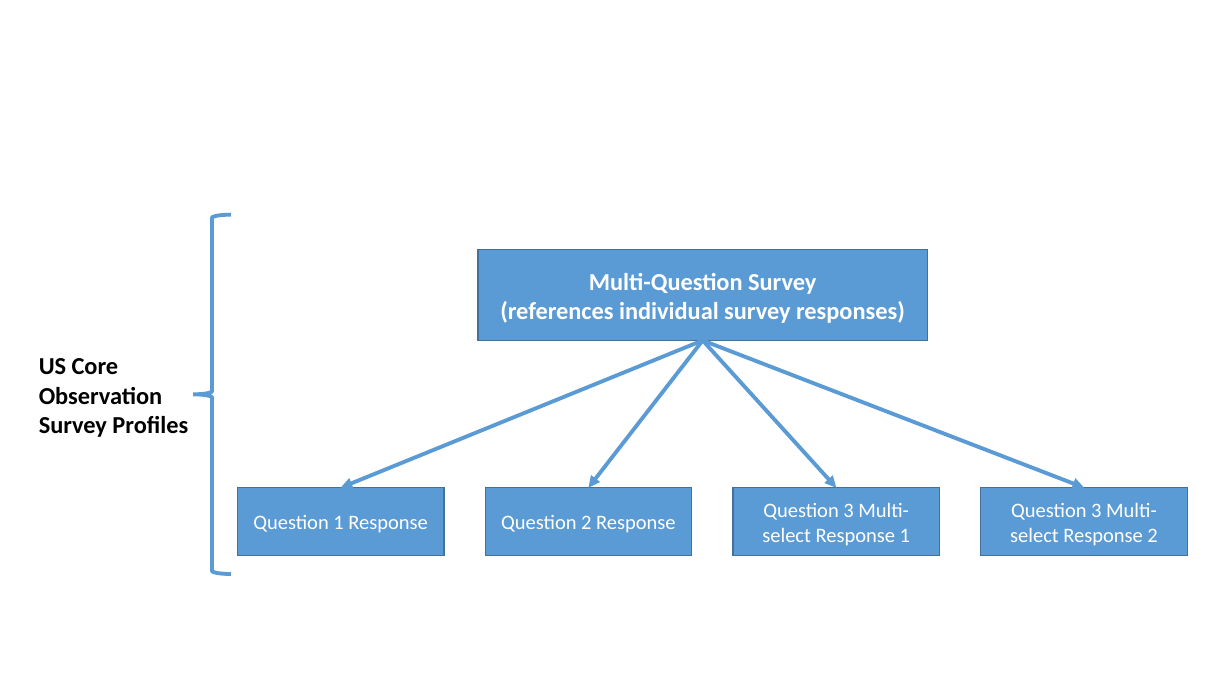
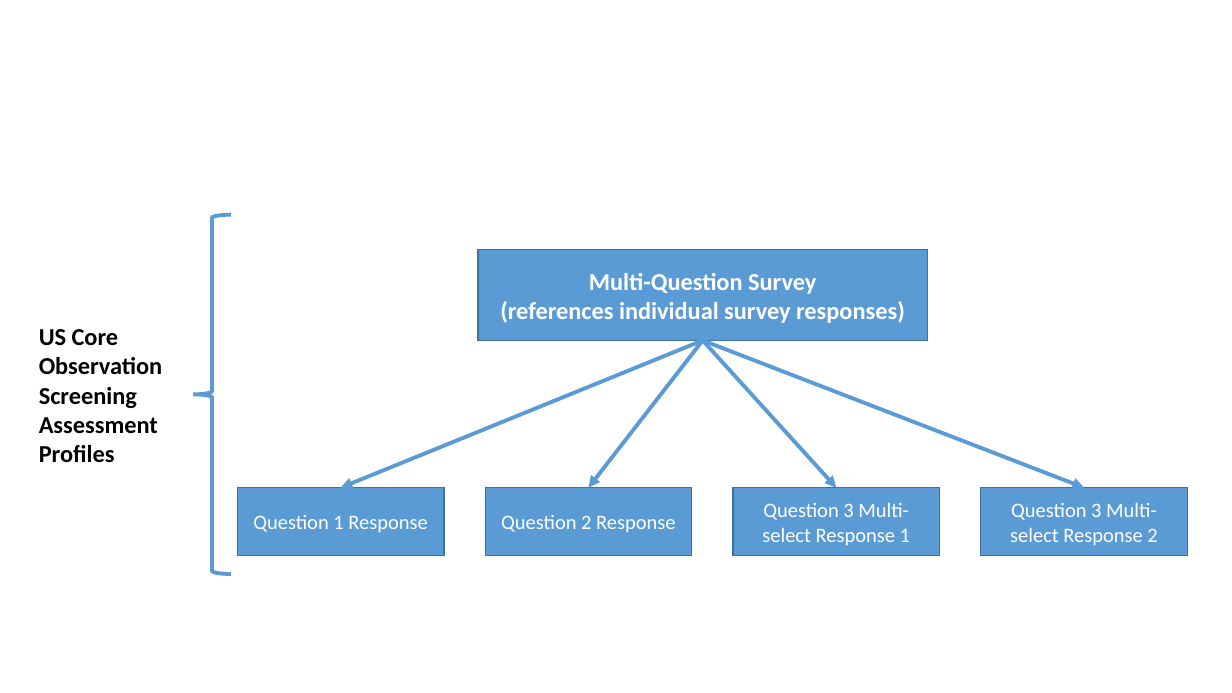
Before and after one commit to HL7/US-Core, a slide deck: slide 5 of input/images-source/AssessmentDiagrams_USCore_C-CDA_USCDIv3-generic.pptx. Drawn at 1232x693 pixels with LibreOffice and Linux fonts; fonts in the diff are those of the drawing. Boxes give left, top, right and bottom in pixels: in the first picture for what was removed or moved away, otherwise in the second. Text is boxed around its words. In the diff, an @@ line names an element or a change of style, - is before the commit and + after.

Commit message:
Provide further guidance on use of US Core vs other domain specific IGs [FHIR-39943],Update the Screening and Assessment Activities diagram [FHIR-39945],Update Screening and Assessments” title and content [FHIR-39947]

```diff
--- a/input/images-source/AssessmentDiagrams_USCore_C-CDA_USCDIv3-generic.pptx
+++ b/input/images-source/AssessmentDiagrams_USCore_C-CDA_USCDIv3-generic.pptx
@@ text at [39,329,162,462]: text changed @@
-US Core Observation Survey Profiles
+US Core Observation Screening Assessment Profiles
```
Also in this commit, not shown: 1 other slide changed, 5 other files.
